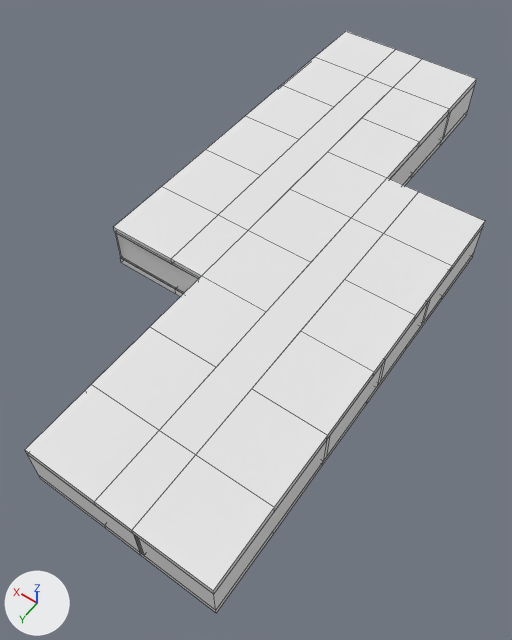
Two versions of the Blender file Assets/Models/Maps/level0.blend, one commit apart.
Camera for both pictures: a 50 mm camera at (-21.4, 37.3, 36.7) aimed at (-3.8, 12.6, -2.1). The lights are fixed; the arrows at lower left show +X, +Y and +Z. Mesh edges are drawn as thin lines.

In view in the first picture: 'Floor', 'Roof', 'Walls'.
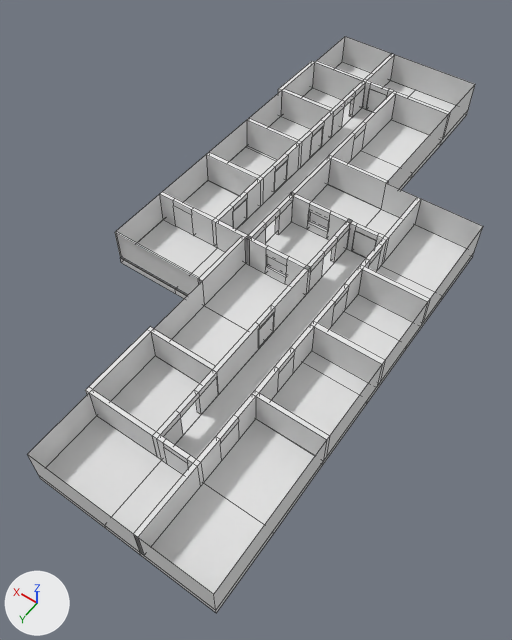
Pixel boxes (x1, y1, x2, y2) of what changed, in the pictures (512 x 640 px):
'Roof', hidden
    before: (25, 31, 485, 594)
'Doors', added
    after: (164, 89, 387, 475)
'Wndows', added
    after: (267, 212, 329, 276)
'Walls', unchanged, uncovered by the edit
    before: (27, 85, 483, 610)
    after: (27, 36, 483, 610)
'Floor', unchanged, uncovered by the edit
    before: (39, 111, 474, 613)
    after: (39, 62, 474, 613)

What changed in the scene script:
```text
Add me_cube_000:
    me_cube_000.from_pydata(...)  # 104 vertices, 26 faces; spans x -5.3..8.8, y -17.8..17.8, z 0.2..2.2
    me_cube_000.materials.append(mat_material)  # white #e7e7e7
Add me_cube_001:
    me_cube_001.from_pydata([(-0.83, -2.65, 0.93), (0.83, -2.65, 0.93), (-0.83, -2.65, 2.07), (0.83, -2.65, 2.07), (0.83, 2.65, 2.07), (-0.83, 2.65, 2.07), (-0.83, 2.65, 0.93), (0.83, 2.65, 0.93)], [], [(1, 0, 2, 3), (5, 6, 7, 4)])
    me_cube_001.materials.append(mat_material)  # white #e7e7e7
Change ob_roof:
    add ob_roof.hide_viewport = True
Add ob_doors:
    ob_doors = bpy.data.objects.new('Doors', me_cube_000)
    ob_doors.location = (-3.75, 7.5, -0.25)
Add ob_wndows:
    ob_wndows = bpy.data.objects.new('Wndows', me_cube_001)
    ob_wndows.location = (-3.75, 7.5, -0.25)
```
